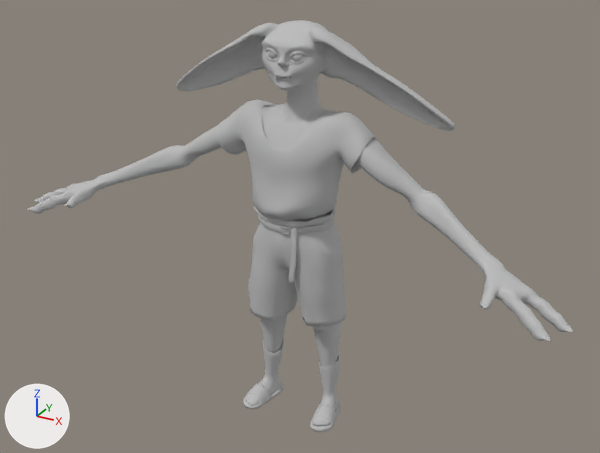
The FBX model Assets/Animation/Gobo_Tpose.fbx: old version first, new version second.
The view is the same before and after, from a 50 mm camera at (0.605, -1.081, 0.899) aimed at (0.019, -0.017, 0.367). The axes (+X, +Y, +Z) are drawn at lower left. The lights are the same throughout. Where no turn or scale is listed for an object, it has been applied to the vertices. Vertices at the same position are counted once.

Objects in the first picture: 'Beltpeices_low', 'Eye_low', 'GoboBody_low', 'Pants_Beltbase_low', 'Sandels_low', 'Shirt_low', 'Socks_low'.
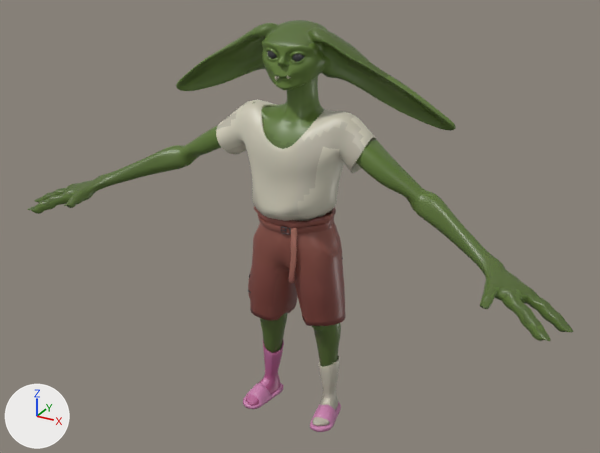
The change in detail:
Picture 'T_Gobo.png' (img_t_gobo_png) is new.
Material 'T_Gobo' (mat_t_gobo) is new.
Its texture is img_t_gobo_png.
Its roughness is 0.4.
me_mesh_003 is used by ob_shirt_low; location (0.0, 0.0, 0.0).
me_mesh_003 had 2354 vertices, 2360 faces and spanned x -0.138..0.126, y -0.055..0.069, z 0.366..0.552.
me_mesh_003 no longer uses material mat_shirt_low2 (grey #bcbcbc).
me_mesh_003 now has 2354 vertices, 2360 faces and spans x -0.138..0.126, y -0.055..0.069, z 0.366..0.553.
me_mesh_003 part 6: texture (UV) coordinates changed.
me_mesh_003 now uses material mat_t_gobo (picture img_t_gobo_png).
me_mesh_005 has 856 vertices, 852 faces and spans x -0.031..0.031, y -0.0325..-0.0131, z 0.6303..0.6497.
me_mesh_005 no longer uses material mat_eye_low2 (grey #bcbcbc).
me_mesh_005 now uses material mat_t_gobo (picture img_t_gobo_png).
me_mesh_008 has 1678 vertices, 1674 faces and spans x -0.084..0.084, y -0.047..0.039, z 0.012..0.119.
me_mesh_008 is used by ob_socks_low; location (0.0, 0.0, 0.0).
me_mesh_008 no longer uses material mat_socks_low2 (grey #bcbcbc).
me_mesh_008 part 4: texture (UV) coordinates changed.
me_mesh_008 now uses material mat_t_gobo (picture img_t_gobo_png).
me_mesh_002 has 2331 vertices, 2339 faces and spans x -0.087..0.085, y -0.045..0.064, z 0.186..0.393.
me_mesh_002 no longer uses material mat_pants_beltbase_low2 (grey #bcbcbc).
me_mesh_002 now uses material mat_t_gobo (picture img_t_gobo_png).
me_mesh_007 has 920 vertices, 916 faces and spans x -0.089..0.089, y -0.051..0.043, z 0.009..0.036.
me_mesh_007 is used by ob_sandels_low; location (0.0, 0.0, 0.0).
me_mesh_007 part 3: 916 faces spanning x -0.089..0.089, y -0.051..0.043, z 0.009..0.036 switch from mat_sandels_low2 (grey #bcbcbc) to mat_t_gobo (picture img_t_gobo_png).
me_mesh is used by ob_gobobody_low; location (0.0, 0.0, 0.0).
me_mesh had 13988 vertices, 13842 faces and spanned x -0.467..0.467, y -0.146..0.064, z 0.013..0.682.
me_mesh now has 11846 vertices, 11675 faces and spans x -0.467..0.467, y -0.146..0.064, z 0.092..0.682.
me_mesh part 1: 219 vertices moved from x 0.03..0.077, y -0.004..0.042, z 0.096..0.169 to x 0.029..0.077, y -0.005..0.042, z 0.1..0.174; 2110 vertices removed from x -0.084..0.084, y -0.044..0.037, z 0.013..0.097; 26 vertices added at x 0.043..0.07, y 0.004..0.036, z 0.092..0.102.
me_mesh part 2: 11645 faces spanning x -0.467..0.467, y -0.146..0.064, z 0.092..0.682 switch from mat_gobobody_low2 (grey #bcbcbc) to mat_t_gobo (picture img_t_gobo_png).
me_mesh_001 has 419 vertices, 425 faces and spans x -0.0025..0.0268, y -0.0441..-0.0364, z 0.2774..0.374.
me_mesh_001 is used by ob_beltpeices_low; location (0.0, 0.0, 0.0).
me_mesh_001 no longer uses material mat_beltpeices_low2 (grey #bcbcbc).
me_mesh_001 part 5: texture (UV) coordinates changed.
me_mesh_001 now uses material mat_t_gobo (picture img_t_gobo_png).

Where the change shows, as pixel boxes (x1, y1, x2, y2) in the pictures (600 x 453 px):
'Shirt_low', recoloured, surface changed
    both: (216, 99, 377, 221)
'Pants_Beltbase_low', recoloured (grey to brown)
    both: (248, 206, 345, 326)
'Socks_low', recoloured, surface changed
    both: (246, 340, 339, 426)
'Beltpeices_low', recoloured, surface changed (grey to brown)
    both: (280, 226, 297, 283)
'Eye_low', recoloured
    both: (267, 51, 304, 62)
part 1 of me_mesh, cut back
    before: (246, 327, 341, 426)
    after: (314, 327, 341, 367)
part 2 of me_mesh, recoloured (grey to green)
    both: (27, 20, 573, 353)
part 3 of me_mesh_007, recoloured (grey to pink)
    both: (243, 383, 341, 432)
